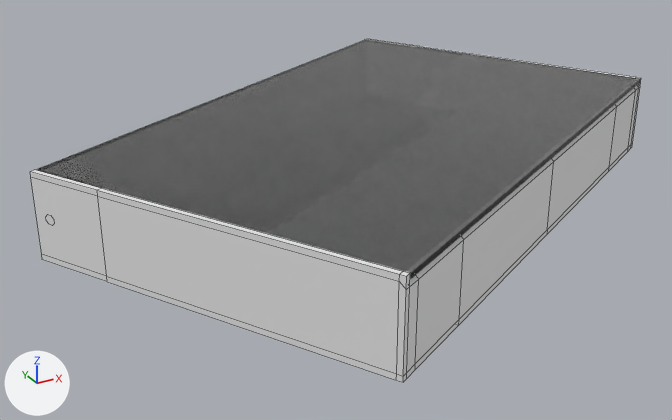
Two versions of the Blender file MovistarExperience/StrangerThings/EscapeRoom/SM_Cassette/SM_Cassette.blend, one commit apart.
Both versions are drawn from a 50 mm lens placed at (0.6621, 1.0631, 1.0051), pointed at (0.7197, 1.1679, 0.9527). Every picture has the same lights, and +X, +Y and +Z are marked at lower left. Mesh edges are drawn as thin lines on the coarser meshes.

Objects in the first picture: 'TapeCase', 'TapeCaseBack'.
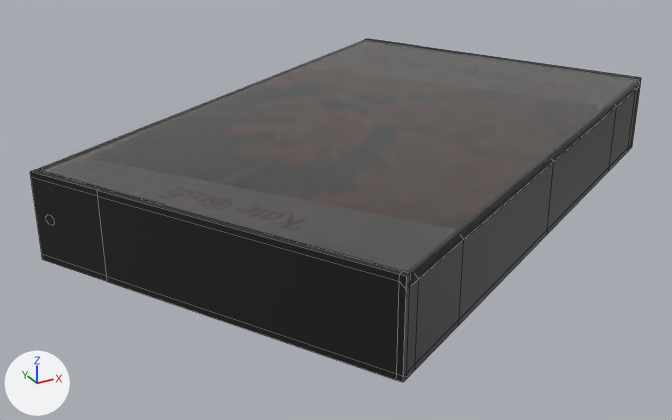
What the commit changed:
Material 'M_Cassette03' (mat_m_cassette03) is new.
Its base color is (0.00722, 0.00722, 0.00722) (black #141414).
me_tapecaseback_001 has 136 vertices, 123 faces, 1 loose edge and spans x -0.0394..0.0394, y -0.0343..0.0156, z -0.0088..0.0028.
me_tapecaseback_001 now uses material mat_m_cassette03 (black #141414).

Pixel boxes (x1, y1, x2, y2) of what changed, in the pictures (672 x 420 px):
'TapeCaseBack', recoloured (grey to black)
    both: (30, 39, 641, 382)
